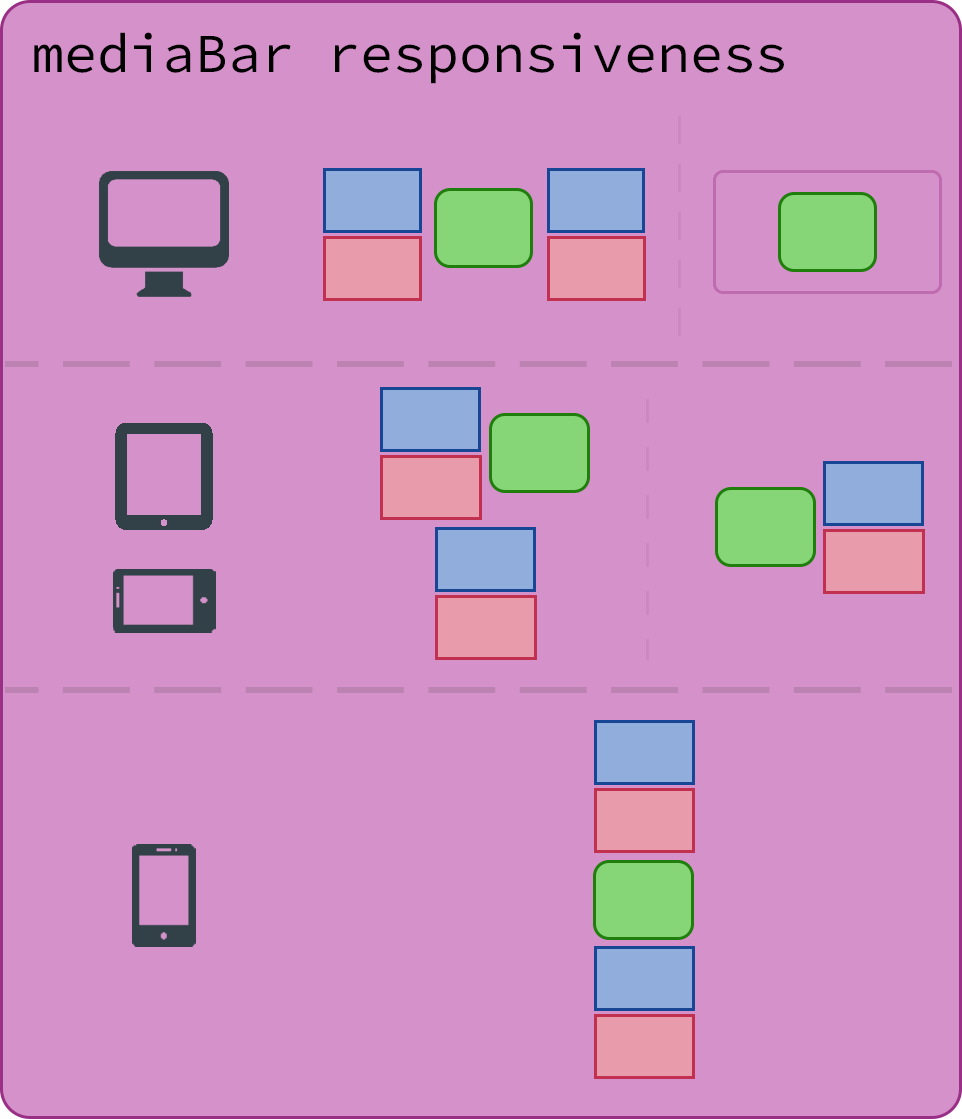
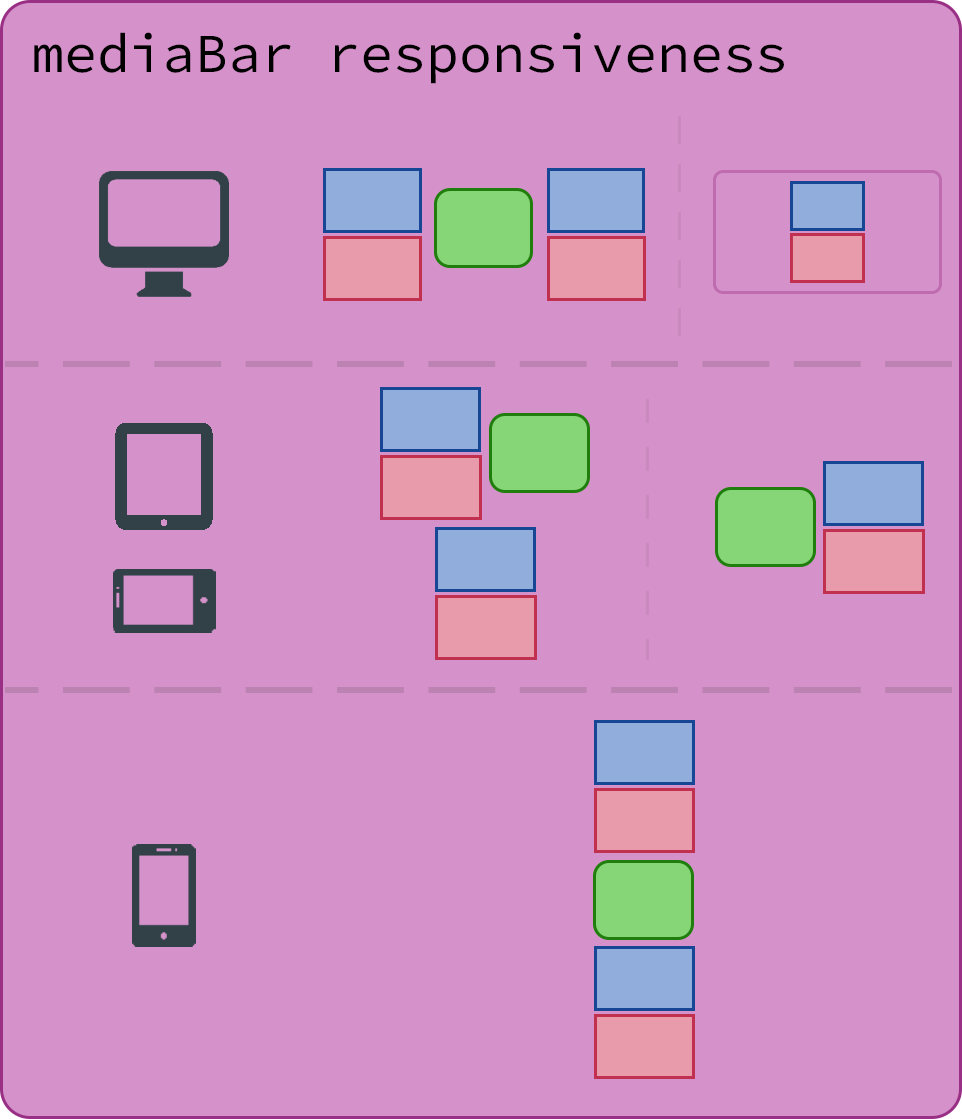
Revision of a layered 962x1119 image; what changed, layer by layer:
moved "Rounded Rectangle 2 copy 9" (1st of 2, in "layouts" › "1r - desktop") above "Rounded Rectangle 2 copy 9", painted on it over [778, 192, 877, 283]
added layer "Rounded Rectangle 2 copy 9" (2nd of 2, in "layouts" › "1r - desktop") in group "1r - desktop" over [790, 181, 865, 231]
